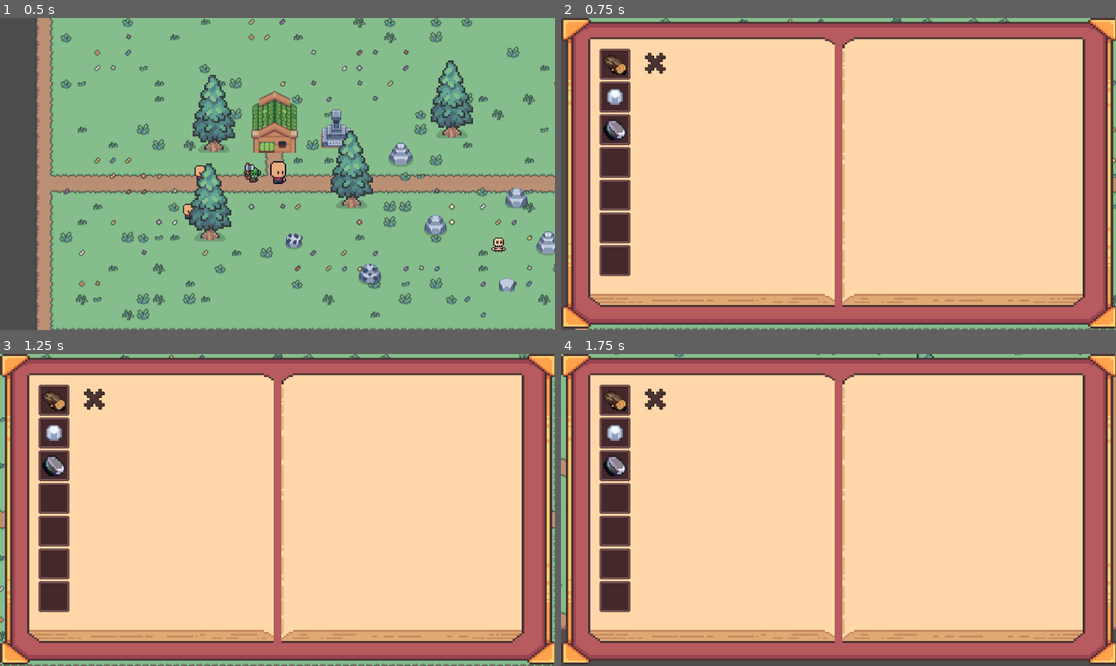
Above: before the commit, frames 1-4 (two rows, left to right).
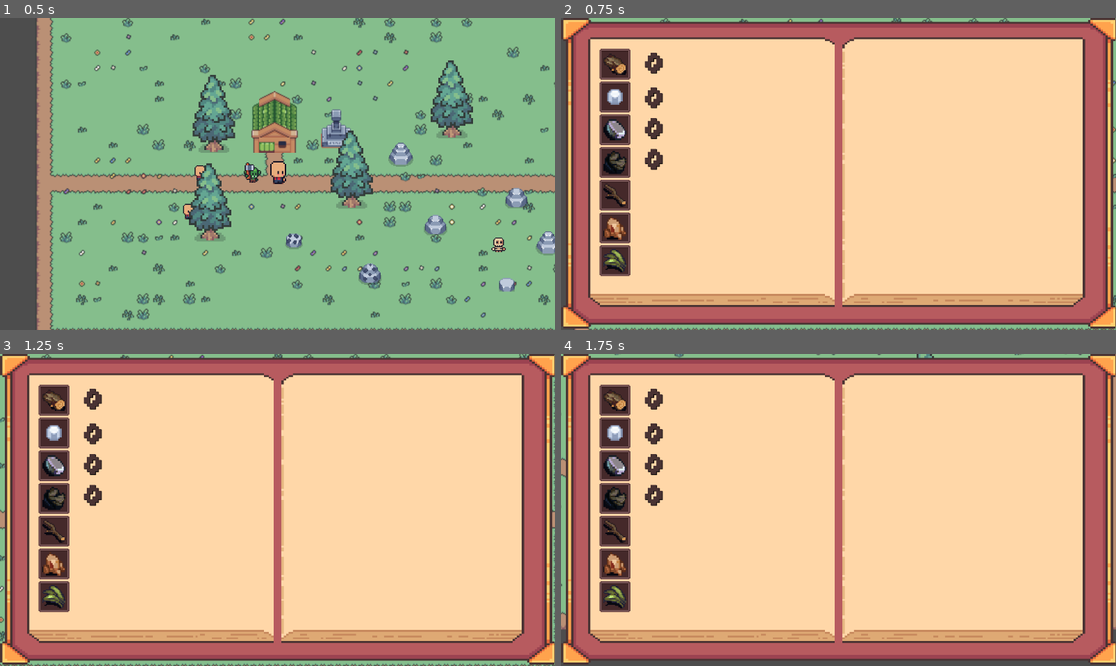
Above: after the commit, the same moments.

Repository: Inkanari/Tinytown
Game: Godot game, scene res://pueblo.tscn
Two runs of this game, one before a commit and one after it. Both use one fixed random seed, a clock stepped at 60 frames per second and the inputs below. The project has no main scene, so this scene is started directly.
Inputs:
- Up to frame 1 (0.5 s): no input
- Up to frame 2 (0.75 s): tap Enter at 0.5 s; hold D (derecha) from 0.53 s (still down); tap P (UI_single) at 0.6 s
- Up to frame 3 (1.25 s): keep holding D (derecha)
- Up to frame 4 (1.75 s): tap Space at 1.25 s; release D (derecha) at 1.28 s; hold S (abajo) from 1.28 s (still down); tap Q (golpe) at 1.35 s

Frame 1 is identical in both runs. In frame 2, 1.2% of the frame differs, in the area x 7-19%, y 11-82%; in frame 3, 1.2%; in frame 4, 1.2%.

Commit message:
cuerpo mecanico completo para el inventario y poco mas
termine el cuerpo de codigo que va actualizar la cantidad constantemente de los items en el inventario. le agregue su respectivo movimiento a la piedrita. hice los codigos de "recoger" de los items de los recursos existentes hasta ahora y estoy en proceso de mejorar el inventario y seguir analizando el funcionamiento del npc del duende

Diff:
--- /dev/null
+++ b/carbon_item.gd
@@ -0,0 +1,9 @@
+extends Area2D
+
+@export var item_name = "carbon"
+@export var amount: int = 1
+
+func _on_body_entered(body: Node2D) -> void:
+	if body.name == "Jugador":
+		Inventario.agregar_item(item_name, amount)
+	queue_free()
--- a/carbon_item.tscn
+++ b/carbon_item.tscn
@@ -1,9 +1,7 @@
-[gd_scene load_steps=6 format=3 uid="uid://benf3qf2xapsw"]
+[gd_scene load_steps=7 format=3 uid="uid://benf3qf2xapsw"]
 
+[ext_resource type="Script" uid="uid://cjs3efnu2h182" path="res://carbon_item.gd" id="1_bhigd"]
 [ext_resource type="Texture2D" uid="uid://dnl3lbaaa184e" path="res://Recursos/resources_basic.png" id="1_d8cpe"]
-
-[sub_resource type="CircleShape2D" id="CircleShape2D_bhigd"]
-radius = 9.0
 
 [sub_resource type="Animation" id="Animation_q6wnx"]
 length = 0.001
@@ -42,7 +40,11 @@
 &"carbon": SubResource("Animation_dry56")
 }
 
+[sub_resource type="CircleShape2D" id="CircleShape2D_bhigd"]
+radius = 9.0
+
 [node name="carbon_item" type="Area2D"]
+script = ExtResource("1_bhigd")
 
 [node name="carbon" type="Sprite2D" parent="."]
 texture_filter = 1
@@ -51,13 +53,16 @@
 region_enabled = true
 region_rect = Rect2(98, 3, 18, 16)
 
-[node name="CollisionShape2D" type="CollisionShape2D" parent="carbon"]
-position = Vector2(0, 0.737328)
-shape = SubResource("CircleShape2D_bhigd")
-
 [node name="AnimationPlayer" type="AnimationPlayer" parent="."]
 libraries = {
 &"": SubResource("AnimationLibrary_fom31")
 }
 autoplay = "carbon"
 speed_scale = 1.127
+
+[node name="CollisionShape2D" type="CollisionShape2D" parent="."]
+position = Vector2(0, 0.442397)
+scale = Vector2(0.6, 0.6)
+shape = SubResource("CircleShape2D_bhigd")
+
+[connection signal="body_entered" from="." to="." method="_on_body_entered"]
--- a/inventario.gd
+++ b/inventario.gd
@@ -1,12 +1,23 @@
 extends CanvasLayer
 var inventario = {}
+var contadores = {}
 
+@export var item_name: String
+@export var amount: int = 1
+
+func _ready() -> void:
+	for contador in get_tree().get_nodes_in_group("cantidad"):
+		if contador is Label and contador.is_in_group("cantidad"):
+			contadores[contador.name] = contador
+	actualizar_contadores(inventario)
 func agregar_item(item_name: String, amount: int = 1) -> void:
 	if inventario.has(item_name):
 		inventario[item_name] += amount
 	else:
 		inventario[item_name] = amount
-	print("inventario: ", inventario)
+	actualizar_contadores(inventario)
+	print("", inventario)
+	print("", contadores)
 func remover_item(item_name: String, amount: int = 1) -> void:
 	if inventario.has(item_name):
 		inventario[item_name] -= amount
@@ -15,3 +26,9 @@
 	print("inventario: ", inventario)
 func has_item(item_name: String, amount: int = 1) -> bool:
 	return inventario.has(item_name) and inventario[item_name] >= amount
+func actualizar_contadores(inventario):
+	for item_name in contadores.keys():
+		if inventario.has(item_name):
+			contadores[item_name].text = str(inventario[item_name])
+		else:
+			contadores[item_name].text = "0"
--- a/inventario.tscn
+++ b/inventario.tscn
@@ -46,17 +46,33 @@
 atlas = ExtResource("1_xf715")
 region = Rect2(65, 289, 30, 30)
 
+[sub_resource type="AtlasTexture" id="AtlasTexture_q1pxc"]
+atlas = ExtResource("2_bnejn")
+region = Rect2(98, 3, 18, 16)
+
 [sub_resource type="AtlasTexture" id="AtlasTexture_75bb5"]
 atlas = ExtResource("1_xf715")
 region = Rect2(65, 289, 30, 30)
 
+[sub_resource type="AtlasTexture" id="AtlasTexture_ydlyg"]
+atlas = ExtResource("2_bnejn")
+region = Rect2(49, 2, 22, 21)
+
 [sub_resource type="AtlasTexture" id="AtlasTexture_lm7pk"]
 atlas = ExtResource("1_xf715")
 region = Rect2(65, 289, 30, 30)
 
+[sub_resource type="AtlasTexture" id="AtlasTexture_veg21"]
+atlas = ExtResource("2_bnejn")
+region = Rect2(121, 6, 21, 13)
+
 [sub_resource type="AtlasTexture" id="AtlasTexture_awygy"]
 atlas = ExtResource("1_xf715")
 region = Rect2(65, 289, 30, 30)
+
+[sub_resource type="AtlasTexture" id="AtlasTexture_fxvwu"]
+atlas = ExtResource("2_bnejn")
+region = Rect2(24, 217, 22, 21)
 
 [node name="Inventario" type="CanvasLayer"]
 script = ExtResource("1_bmj48")
@@ -165,32 +181,98 @@
 texture = SubResource("AtlasTexture_hx4w0")
 stretch_mode = 1
 
+[node name="TextureRect" type="TextureRect" parent="Control/GridContainer/casilla 4"]
+layout_mode = 0
+offset_left = 8.0
+offset_top = 8.0
+offset_right = 56.0
+offset_bottom = 56.0
+texture = SubResource("AtlasTexture_q1pxc")
+
 [node name="casilla 5" type="TextureRect" parent="Control/GridContainer"]
 texture_filter = 1
 custom_minimum_size = Vector2(64, 64)
 layout_mode = 2
 texture = SubResource("AtlasTexture_75bb5")
 
+[node name="TextureRect" type="TextureRect" parent="Control/GridContainer/casilla 5"]
+texture_filter = 1
+texture_repeat = 1
+layout_mode = 0
+offset_left = 8.0
+offset_top = 8.0
+offset_right = 56.0
+offset_bottom = 56.0
+texture = SubResource("AtlasTexture_ydlyg")
+
 [node name="casilla 6" type="TextureRect" parent="Control/GridContainer"]
 texture_filter = 1
 custom_minimum_size = Vector2(64, 64)
 layout_mode = 2
 texture = SubResource("AtlasTexture_lm7pk")
 
+[node name="TextureRect" type="TextureRect" parent="Control/GridContainer/casilla 6"]
+layout_mode = 0
+offset_left = 8.0
+offset_top = 8.0
+offset_right = 56.0
+offset_bottom = 56.0
+texture = SubResource("AtlasTexture_veg21")
+
 [node name="casilla 7" type="TextureRect" parent="Control/GridContainer"]
 texture_filter = 1
 custom_minimum_size = Vector2(64, 64)
 layout_mode = 2
 texture = SubResource("AtlasTexture_awygy")
 
-[node name="Label" type="Label" parent="Control"]
-layout_mode = 0
+[node name="TextureRect2" type="TextureRect" parent="Control/GridContainer/casilla 7"]
+layout_mode = 0
+offset_left = 8.0
+offset_top = 8.0
+offset_right = 56.0
+offset_bottom = 56.0
+texture = SubResource("AtlasTexture_fxvwu")
+
+[node name="madera" type="Label" parent="." groups=["cantidad"]]
 offset_left = 168.0
 offset_top = 72.0
-offset_right = 236.0
-offset_bottom = 107.0
-theme_override_colors/font_color = Color(0.286275, 0.2, 0.2, 1)
-theme_override_colors/font_shadow_color = Color(0.000113828, 0.000113828, 0.000113828, 1)
-theme_override_fonts/font = ExtResource("4_r7ghh")
-theme_override_font_sizes/font_size = 48
-text = "X "
+offset_right = 416.0
+offset_bottom = 120.0
+theme_override_colors/font_color = Color(0.286275, 0.2, 0.2, 1)
+theme_override_colors/font_shadow_color = Color(0.000113828, 0.000113828, 0.000113828, 1)
+theme_override_fonts/font = ExtResource("4_r7ghh")
+theme_override_font_sizes/font_size = 48
+text = "X "
+
+[node name="gajo" type="Label" parent="." groups=["cantidad"]]
+offset_left = 168.0
+offset_top = 144.0
+offset_right = 368.0
+offset_bottom = 192.0
+theme_override_colors/font_color = Color(0.286275, 0.2, 0.2, 1)
+theme_override_colors/font_shadow_color = Color(0.000113828, 0.000113828, 0.000113828, 1)
+theme_override_fonts/font = ExtResource("4_r7ghh")
+theme_override_font_sizes/font_size = 48
+text = "X "
+
+[node name="piedra_p" type="Label" parent="." groups=["cantidad"]]
+offset_left = 168.0
+offset_top = 208.0
+offset_right = 488.0
+offset_bottom = 256.0
+theme_override_colors/font_color = Color(0.286275, 0.2, 0.2, 1)
+theme_override_colors/font_shadow_color = Color(0.000113828, 0.000113828, 0.000113828, 1)
+theme_override_fonts/font = ExtResource("4_r7ghh")
+theme_override_font_sizes/font_size = 48
+text = "X "
+
+[node name="carbon" type="Label" parent="." groups=["cantidad"]]
+offset_left = 168.0
+offset_top = 272.0
+offset_right = 368.0
+offset_bottom = 320.0
+theme_override_colors/font_color = Color(0.286275, 0.2, 0.2, 1)
+theme_override_colors/font_shadow_color = Color(0.000113828, 0.000113828, 0.000113828, 1)
+theme_override_fonts/font = ExtResource("4_r7ghh")
+theme_override_font_sizes/font_size = 48
+text = "X "
--- /dev/null
+++ b/piedra_pulida.gd
@@ -0,0 +1,9 @@
+extends Area2D
+
+@export var item_name = "piedra_p"
+@export var amount: int = 1
+
+func _on_body_entered(body: Node2D) -> void:
+	if body.name == "Jugador":
+		Inventario.agregar_item(item_name, amount)
+	queue_free()
--- a/piedra_pulida.tscn
+++ b/piedra_pulida.tscn
@@ -1,6 +1,7 @@
-[gd_scene load_steps=7 format=3 uid="uid://dyv6mbn7ruxpv"]
+[gd_scene load_steps=8 format=3 uid="uid://dyv6mbn7ruxpv"]
 
 [ext_resource type="Texture2D" uid="uid://i3rvrku3rud0" path="res://Recursos/resources_outlined.png" id="1_fom8u"]
+[ext_resource type="Script" uid="uid://cs3pmr3dxhf8t" path="res://piedra_pulida.gd" id="1_p1syw"]
 
 [sub_resource type="AtlasTexture" id="AtlasTexture_p1syw"]
 atlas = ExtResource("1_fom8u")
@@ -47,6 +48,7 @@
 }
 
 [node name="Piedra_pulida" type="Area2D"]
+script = ExtResource("1_p1syw")
 
 [node name="piedra" type="Sprite2D" parent="."]
 texture_filter = 1
@@ -62,3 +64,5 @@
 &"": SubResource("AnimationLibrary_wdk72")
 }
 autoplay = "movimiento"
+
+[connection signal="body_entered" from="." to="." method="_on_body_entered"]
--- /dev/null
+++ b/piedrita_item.gd
@@ -0,0 +1,9 @@
+extends Area2D
+
+@export var item_name = "gajo"
+@export var amount: int = 1
+
+func _on_body_entered(body: Node2D) -> void:
+	if body.name == "Jugador":
+		Inventario.agregar_item(item_name, amount)
+	queue_free()
--- a/piedrita_item.tscn
+++ b/piedrita_item.tscn
@@ -1,5 +1,6 @@
-[gd_scene load_steps=4 format=3 uid="uid://hgbwvnmpsoyg"]
+[gd_scene load_steps=8 format=3 uid="uid://hgbwvnmpsoyg"]
 
+[ext_resource type="Script" uid="uid://bs4gayoaimc7e" path="res://piedrita_item.gd" id="1_um6ut"]
 [ext_resource type="Texture2D" uid="uid://b8jpe76o2nha6" path="res://Estructuras/spr_tileset_sunnysideworld_16px.png" id="1_wb6me"]
 
 [sub_resource type="AtlasTexture" id="AtlasTexture_pnc5v"]
@@ -9,7 +10,45 @@
 [sub_resource type="CircleShape2D" id="CircleShape2D_d3b7f"]
 radius = 3.0
 
+[sub_resource type="Animation" id="Animation_um6ut"]
+resource_name = "movimiento"
+loop_mode = 1
+tracks/0/type = "value"
+tracks/0/imported = false
+tracks/0/enabled = true
+tracks/0/path = NodePath("Sprite2D:position")
+tracks/0/interp = 1
+tracks/0/loop_wrap = true
+tracks/0/keys = {
+"times": PackedFloat32Array(0, 0.5, 1),
+"transitions": PackedFloat32Array(1, 1, 1),
+"update": 0,
+"values": [Vector2(0, 0), Vector2(0, -2), Vector2(0, 0)]
+}
+
+[sub_resource type="Animation" id="Animation_yb06c"]
+length = 0.001
+tracks/0/type = "value"
+tracks/0/imported = false
+tracks/0/enabled = true
+tracks/0/path = NodePath("Sprite2D:position")
+tracks/0/interp = 1
+tracks/0/loop_wrap = true
+tracks/0/keys = {
+"times": PackedFloat32Array(0),
+"transitions": PackedFloat32Array(1),
+"update": 0,
+"values": [Vector2(0, 0)]
+}
+
+[sub_resource type="AnimationLibrary" id="AnimationLibrary_gwiw7"]
+_data = {
+&"RESET": SubResource("Animation_yb06c"),
+&"movimiento": SubResource("Animation_um6ut")
+}
+
 [node name="Piedrita_item" type="Area2D"]
+script = ExtResource("1_um6ut")
 
 [node name="Sprite2D" type="Sprite2D" parent="."]
 texture_filter = 1
@@ -19,3 +58,12 @@
 
 [node name="CollisionShape2D" type="CollisionShape2D" parent="."]
 shape = SubResource("CircleShape2D_d3b7f")
+
+[node name="AnimationPlayer" type="AnimationPlayer" parent="."]
+libraries = {
+&"": SubResource("AnimationLibrary_gwiw7")
+}
+autoplay = "movimiento"
+speed_scale = 1.2
+
+[connection signal="body_entered" from="." to="." method="_on_body_entered"]
--- a/project.godot
+++ b/project.godot
@@ -22,6 +22,7 @@
 
 arboles="todos los arboles"
 piedras=""
+cantidad="cantidad"
 
 [input]
 
Not shown, added: carbon_item.gd.uid
Not shown: 1 places in inventario.tscn that only renumber resources
Not shown, added: piedra_pulida.gd.uid
Not shown, added: piedrita_item.gd.uid
